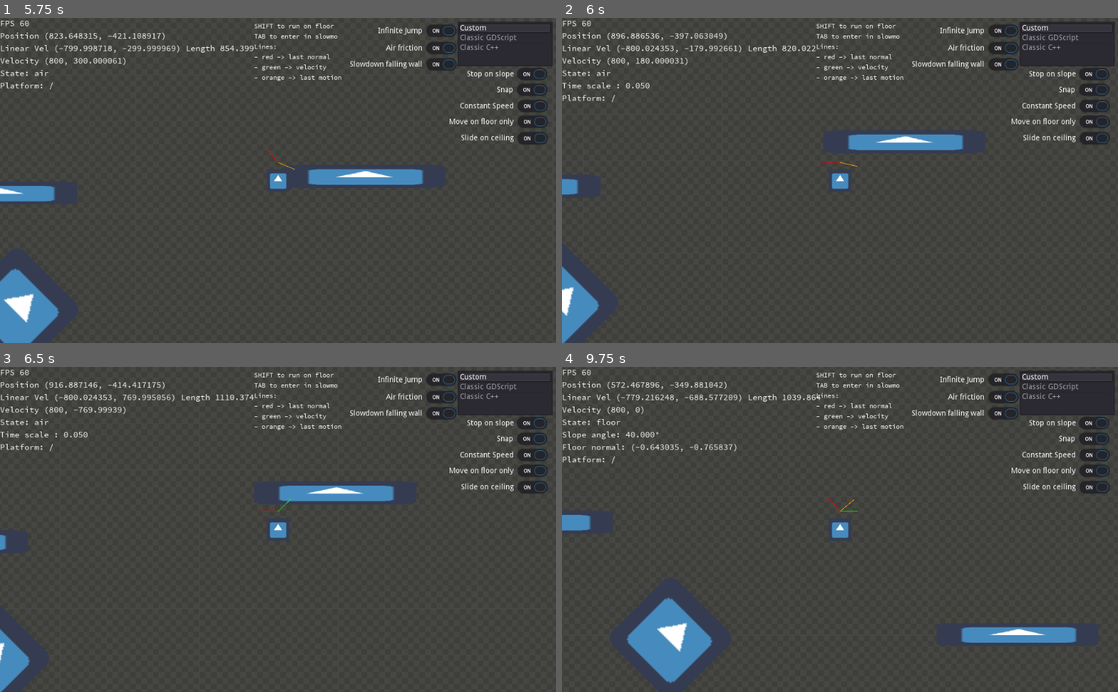
Above: before the commit, frames 1-4 (two rows, left to right).
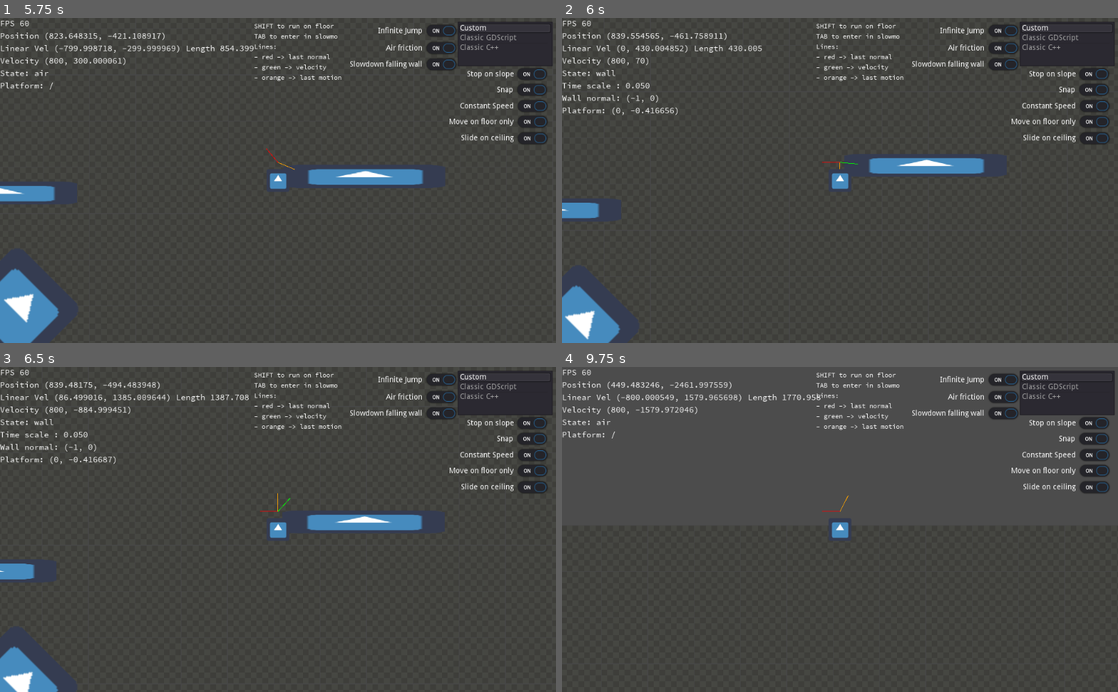
Above: after the commit, the same moments.

Repository: fabriceci/move_and_slide
Game: Godot game, scene res://World.tscn
Same seed, same stepped clock (60 frames per second), same inputs: the game is played once before the commit and once after it. The engine's default icon, where the game draws it, is replaced by a stand-in: a white triangle on a blue panel in a dark square.
Inputs:
- Up to frame 1 (5.75 s): tap Enter (ui_accept) at 0.5, 0.77, 1.52, 3.02, 3.77, 4.52 s; hold Shift (run) 0.53-1.28 s; hold Right (ui_right) 0.53-2.03 s; tap Tab (slow) at 1.35, 2.85, 4.35 s; hold Shift (run) 2.03-2.78 s; hold Left (ui_left) 2.03-4.28 s; hold Shift (run) 3.53-4.28 s; hold Right (ui_right) from 4.28 s (still down); hold Shift (run) from 5.03 s (still down)
- Up to frame 2 (6 s): keep holding Right (ui_right); release Shift (run) at 5.78 s; tap Tab (slow) at 5.85 s
- Up to frame 3 (6.5 s): keep holding Right (ui_right); tap Enter (ui_accept) at 6.02 s
- Up to frame 4 (9.75 s): hold Shift (run) 6.53-7.28 s; tap Enter (ui_accept) at 6.77, 7.52, 9.02 s; tap Tab (slow) at 7.35, 8.85 s; release Right (ui_right) at 8.03 s; hold Shift (run) 8.03-8.78 s; hold Left (ui_left) 8.03-9.53 s; hold Right (ui_right) from 9.53 s (still down); hold Shift (run) from 9.53 s (still down)

Frame 1 is identical in both runs. In frame 2, 4.5% of the frame differs, in the area x 0-77%, y 4-100%; in frame 3, 4.0%; in frame 4, 4.5%, in the area x 0-93%, y 4-98%.

Commit message:
pre-pr update #50166

Diff:
--- a/Player/Custom/PlayerCustom.gd
+++ b/Player/Custom/PlayerCustom.gd
@@ -140,7 +140,7 @@
 
 func custom_move_and_slide(p_linear_velocity: Vector2, p_up_direction: Vector2 = Vector2.ZERO, p_stop_on_slope: bool =  …(234 unchanged characters)…
 	var current_floor_velocity = Vector2.ZERO
-	if on_floor:
+	if on_floor or on_wall:
 		var excluded = false
 		for layer in exclude_body_layer:
 			if on_floor_layer & (1 << layer) != 0:
@@ -153,7 +153,9 @@
 					current_floor_velocity = bs.linear_velocity
 
 	if current_floor_velocity != Vector2.ZERO: # apply platform movement first
-		var _silent = move_and_collide(current_floor_velocity * get_physics_process_delta_time(), p_infinite_inertia, true, false)
+		var platform_collision = move_and_collide(current_floor_velocity * get_physics_process_delta_time(), p_infinite_inertia, true, false)
+		if platform_collision:
+			 _process_collision(platform_collision, p_up_direction, p_floor_max_angle)
 		emit_signal("follow_platform", str(current_floor_velocity * get_physics_process_delta_time()))
 	else:
 		emit_signal("follow_platform", "/")
@@ -193,8 +195,14 @@
 			if p_up_direction == Vector2():
 				on_wall = true
 			else :
-				if _process_collision(motion_slided_up, collision, p_up_direction, p_floor_max_angle, p_stop_on_slope, false):
-					return Vector2.ZERO
+				_process_collision(collision, p_up_direction, p_floor_max_angle)
+				if on_floor and p_stop_on_slope and collision.remainder.slide(p_up_direction).length() <= 0.01:
+					if (motion_slided_up.normalized() + p_up_direction).length() < 0.01 :
+						if collision.travel.length() > get_safe_margin():
+								position -= collision.travel.slide(p_up_direction)
+						else:
+								position -= collision.travel
+						return Vector2.ZERO
 
 			if not on_floor:
 				sliding_enabled = true
@@ -275,7 +283,7 @@
 	else:
 		return p_linear_velocity
 
-func _process_collision(motion_slided_up, collision, p_up_direction, p_floor_max_angle, p_stop_on_slope, is_snap: bool):
+func _process_collision(collision, p_up_direction, p_floor_max_angle):
 	on_floor = false
 	on_ceiling = false
 	on_wall = false
@@ -286,20 +294,6 @@
 		on_floor_layer = collision.collider.get_collision_layer()
 		on_floor_body = collision.get_collider_rid()
 
-		if p_stop_on_slope and collision.remainder.slide(p_up_direction).length() <= 0.01:
-			if (motion_slided_up.normalized() + p_up_direction).length() < 0.01 :
-				if collision.travel.length() > get_safe_margin():
-					if not is_snap:
-						position -= collision.travel.slide(p_up_direction)
-					else:
-						position += p_up_direction * p_up_direction.dot(collision.travel)
-				else:
-					if not is_snap:
-						position -= collision.travel
-					else:
-						position += collision.travel
-				return true
-
 	elif acos(collision.normal.dot(-p_up_direction)) <= p_floor_max_angle + FLOOR_ANGLE_THRESHOLD:
 		ceilling_normal = collision.normal
 		on_ceiling = true
@@ -309,7 +303,6 @@
 		on_floor_body = collision.get_collider_rid()
 		wall_normal = collision.normal
 		on_wall = true
-	return false
 
 func custom_snap(p_snap: Vector2,  p_up_direction: Vector2, p_stop_on_slope: bool = false , p_floor_max_angle: float = deg2rad(45),  p_infinite_inertia: bool = true):
 	if p_up_direction == Vector2.ZERO or on_floor or not was_on_floor: return
